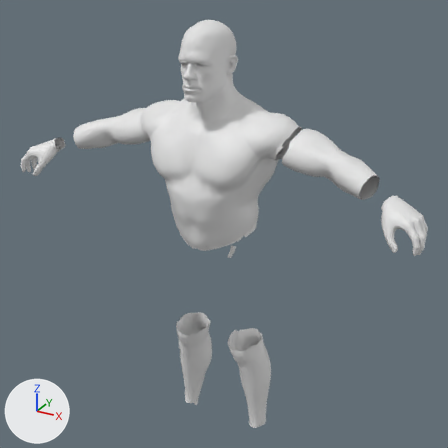
Two versions of the OBJ model UAS-Grafkom-6/resources/model/Char/char_body.obj, one commit apart.
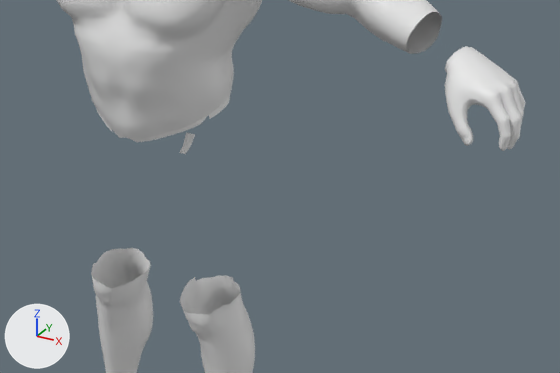
Each version appears first whole from a 50 mm camera at (1.08, -1.978, 1.757) aimed at (0.009, -0.031, 0.783), and next in a close-up on the part from 28% to 100% of the width and 38% to 86% of the height. The lights are fixed; the arrows at lower left show +X, +Y and +Z. Where no turn or scale is listed for an object, it has been applied to the vertices. Vertices at the same position are counted once.

The scene before the commit, as lines of its bpy script (objects in view):
```python
me_body = bpy.data.meshes.new('body')
me_body.from_pydata(...)  # 13871 vertices, 27078 faces; spans x -0.81..0.8, y -0.27..0.1, z -0.18..1.55
ob_body = bpy.data.objects.new('body', me_body)
ob_body.location = (0.0, 0.0, 0.0)
```
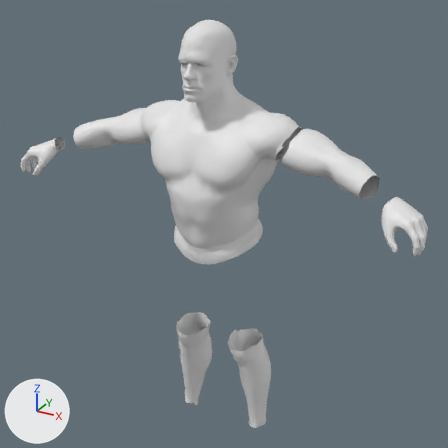
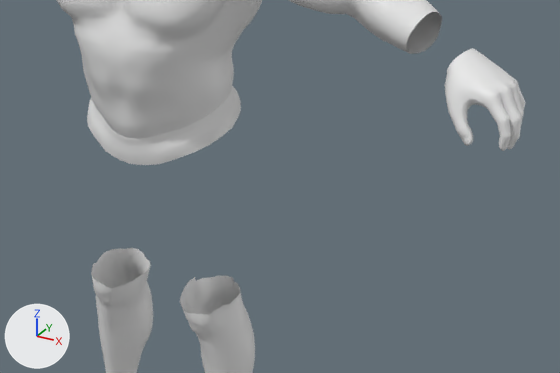
The newer file is also rescaled (x1.3), turned or shifted as a whole; pictures and numbers use the older file's frame.

Changed parts and their boxes [x1, y1, x2, y2] in the close-ups (560 x 373 px):
part 1 of me_body, added
    after: [87, 86, 241, 165]

What changed in the scene script:
```text
Change me_body:
    used by ob_body; location = (0.0, 0.0, 0.0)
    remove me_body.from_pydata(...)  # 13871 vertices, 27078 faces; spans x -0.81..0.8, y -0.27..0.1, z -0.18..1.55
    add me_body.from_pydata(...)  # 12240 vertices, 24008 faces; spans x -0.81..0.8, y -0.27..0.1, z -0.18..1.55
    me_body part 1: a new loose piece of 360 vertices spanning x -0.18..0.17, y -0.21..0.09, z 0.69..0.83
```
